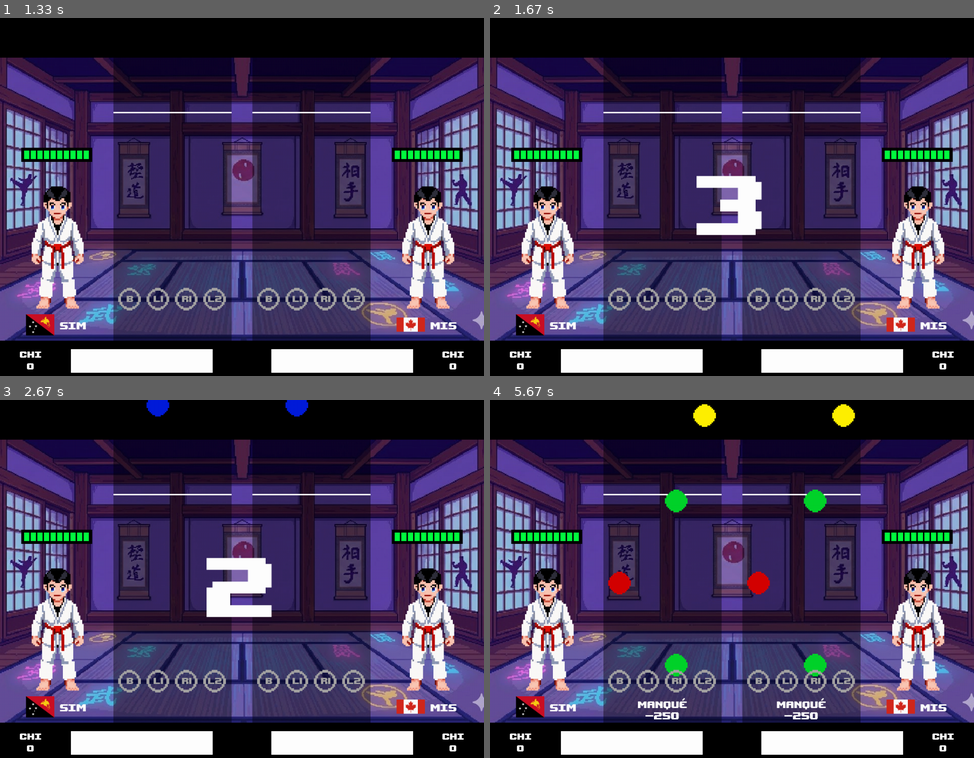
Above: before the commit, frames 1-4 (two rows, left to right).
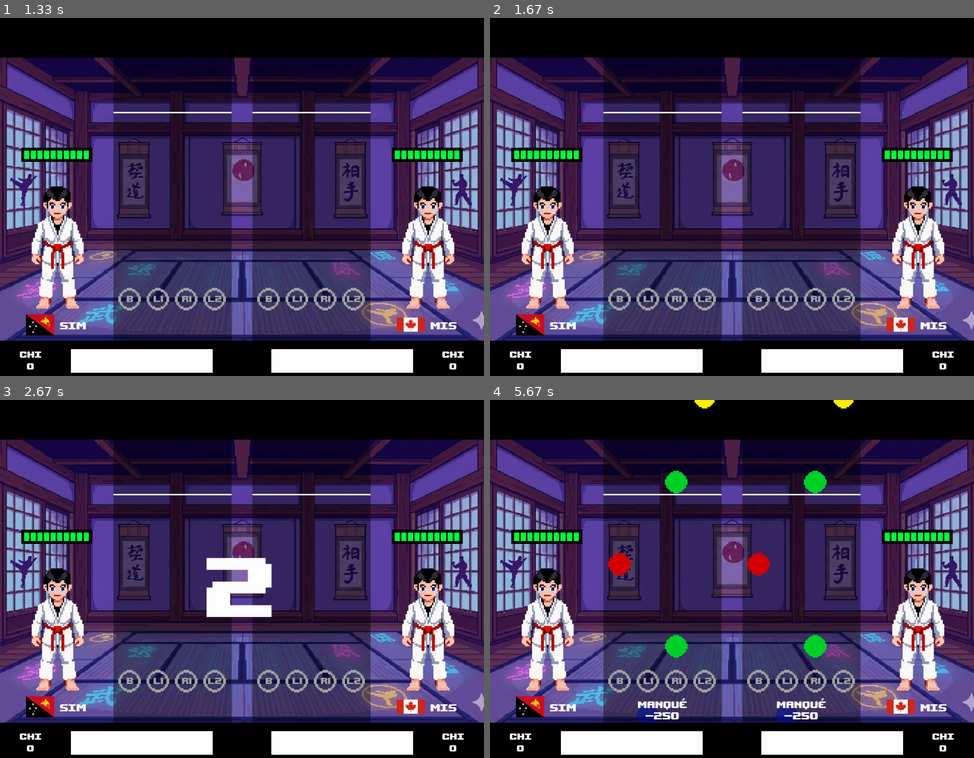
Above: after the commit, the same moments.

Repository: Supersllol/JeuArcade
Game: pygame game, started from AA_olympe.py
Same seed, same stepped clock (60 frames per second), same inputs: the game is played once before the commit and once after it.
Inputs:
- Up to frame 1 (1.33 s): hold Right 0.33-0.8 s
- Up to frame 2 (1.67 s): no input
- Up to frame 3 (2.67 s): tap K at 1.83 s
- Up to frame 4 (5.67 s): no input

Frame 1 is identical in both runs. In frame 2, 1.5% of the frame differs, in the area x 42-57%, y 44-61%; in frame 3, 0.4%; in frame 4, 3.4%, in the area x 24-76%, y 0-91%.

Commit message:
remove set alpha for hit type

Diff:
--- a/AA/AA_game/noteSheet.py
+++ b/AA/AA_game/noteSheet.py
@@ -101,27 +101,16 @@
         self._activeTimer.restart()
 
     def update(self):
+        """Show the hit-type text while its timer is within the total display time,
+        otherwise stop the timer and do nothing (no fading)."""
         time = self._activeTimer.elapsed()
-        total_time = settings.HIT_TYPE_FADE_IN + settings.HIT_TYPE_ACTIVE + settings.HIT_TYPE_FADE_OUT
+        # If the timer expired, stop and don't draw
+        if time >= settings.HIT_TYPE_TIME_ACTIVE:
+            self._activeTimer.stop()
+            self._textSurface.fill((0, 0, 0, 0))
+            return
 
-        if time >= total_time:
-            # Animation complete
-            transparency = 0
-            self._activeTimer.stop()
-        elif time >= (settings.HIT_TYPE_FADE_IN + settings.HIT_TYPE_ACTIVE):
-            # Fade out phase: go from 255 → 0
-            elapsed_fade = time - (settings.HIT_TYPE_FADE_IN +
-                                   settings.HIT_TYPE_ACTIVE)
-            transparency = int(255 *
-                               (1 - elapsed_fade / settings.HIT_TYPE_FADE_OUT))
-        elif time >= settings.HIT_TYPE_FADE_IN:
-            # Active phase: full opacity
-            transparency = 255
-        else:
-            # Fade in phase: go from 0 → 255
-            transparency = int(255 * (time / settings.HIT_TYPE_FADE_IN))
-
-        self._textSurface.set_alpha(transparency)
+        # Otherwise just blit the pre-rendered surface (full opacity)
         self._mainSheet.blit(
             self._textSurface,
             self._textSurface.get_rect(midtop=(self._mainSheet.get_width() / 2,
--- a/AA/AA_utils/settings.py
+++ b/AA/AA_utils/settings.py
@@ -2,7 +2,7 @@
 
 import os
 
-FRAMERATE = 60
+FRAMERATE = 15
 WINDOW_SIZE = (1024, 768)
 
 PARENT_PATH = os.path.dirname(os.path.dirname(os.path.abspath(__file__)))
@@ -21,8 +21,6 @@
 
 NOTE_INDICATOR_TIME_ACTIVE = 0.15
 
-HIT_TYPE_FADE_IN = 0.05
-HIT_TYPE_ACTIVE = 0.5
-HIT_TYPE_FADE_OUT = 0.15
+HIT_TYPE_TIME_ACTIVE = 0.4
 
 FLAG_WIDTH = 60
Not shown, changed: AA.zip
